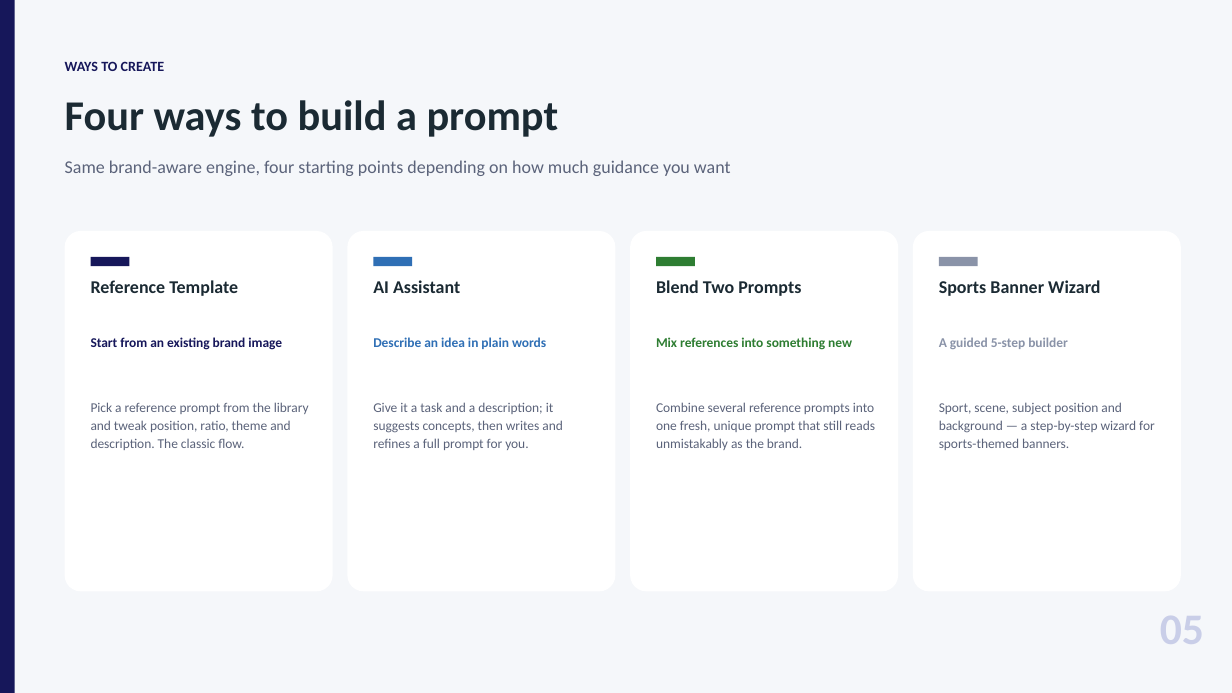
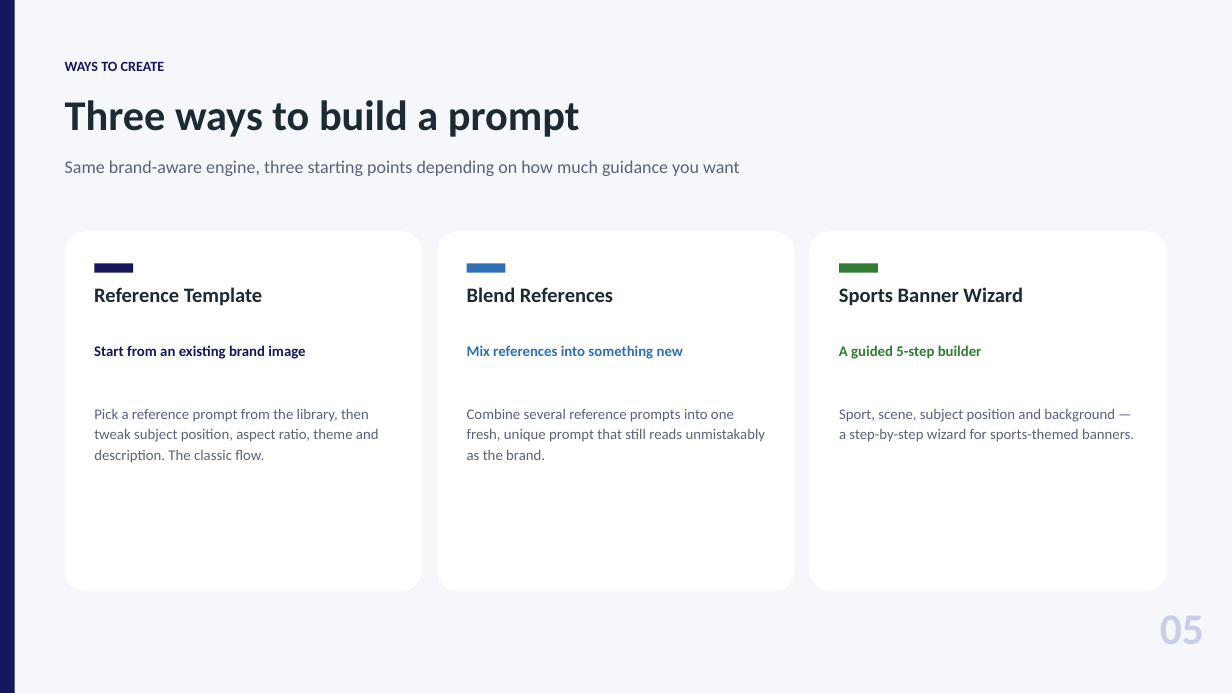
Before and after one commit to Optinet-Solutions-AI/Prompt-Generator, a slide deck: slide 5 of PromptGenerator_Overview.pptx. Drawn at 1232x693 pixels with LibreOffice and Linux fonts; fonts in the diff are those of the drawing. Boxes give left, top, right and bottom in pixels: in the first picture for what was removed or moved away, otherwise in the second. Text is boxed around its words. In the diff, an @@ line names an element or a change of style, - is before the commit and + after.

```diff
--- a/PromptGenerator_Overview.pptx
+++ b/PromptGenerator_Overview.pptx
@@ text at [65,100,580,137]: text changed @@
-Four ways to build a prompt
+Three ways to build a prompt
@@ text at [65,160,740,176]: text changed @@
-Same brand-aware engine, four starting points depending on how much guidance you want
+Same brand-aware engine, three starting points depending on how much guidance you want
@@ rounded rectangle: place and size @@
-rounded rectangle at [65,231,333,592]
+rounded rectangle at [65,231,422,592]
@@ rounded rectangle: place and size @@
-rounded rectangle at [348,231,616,592]
+rounded rectangle at [437,231,795,592]
@@ rounded rectangle: place and size @@
-rounded rectangle at [630,231,898,592]
+rounded rectangle at [810,231,1167,592]
@@ rounded rectangle removed at [913,231,1181,592] @@
@@ rectangle: place and size @@
-rectangle at [91,257,129,266]
+rectangle at [94,263,133,273]
@@ rectangle: place and size @@
-rectangle at [373,257,412,266]
+rectangle at [467,263,506,273]
@@ rectangle: place and size @@
-rectangle at [656,257,695,266]
+rectangle at [839,263,878,273]
@@ rectangle removed at [939,257,978,266] @@
@@ text "Reference Template": place and size @@
-text "Reference Template" at [91,280,238,296]
+text "Reference Template" at [94,287,262,306]
@@ text "Reference Template" at [94,287,262,306]: size 14 to 16 pt @@
@@ text at [467,287,613,302]: text changed; size 14 to 16 pt @@
-AI Assistant
+Blend References
@@ text removed at [656,280,801,296] @@
-Blend Two Prompts
@@ text "Sports Banner Wizard" at [839,287,1023,306]: size 14 to 16 pt @@
@@ text "Sports Banner Wizard": place and size @@
-text "Sports Banner Wizard" at [939,280,1100,296]
+text "Sports Banner Wizard" at [839,287,1023,306]
@@ text "Start from an existing brand ...": place and size @@
-text "Start from an existing brand ..." at [91,337,282,350]
+text "Start from an existing brand ..." at [94,345,305,359]
@@ text "Start from an existing brand ..." at [94,345,305,359]: size 10.5 to 11.5 pt @@
@@ text removed at [373,337,546,349] @@
-Describe an idea in plain words
@@ text "Mix references into something new": place and size @@
-text "Mix references into something new" at [656,337,852,350]
+text "Mix references into something new" at [467,345,683,359]
@@ text "Mix references into something new" at [467,345,683,359]: size 10.5 to 11.5 pt, text colour #2E7D32 to #2F6FB5 @@
@@ text "A guided 5-step builder": place and size @@
-text "A guided 5-step builder" at [939,337,1068,349]
+text "A guided 5-step builder" at [839,345,982,359]
@@ text "A guided 5-step builder" at [839,345,982,359]: size 10.5 to 11.5 pt, text colour #8A93A8 to #2E7D32 @@
@@ text at [94,408,379,463]: text changed; size 10.5 to 11.5 pt @@
-Pick a reference prompt from the library and tweak position, ratio, theme and description. The classic flow.
+Pick a reference prompt from the library, then tweak subject position, aspect ratio, theme and description. The classic flow.
@@ text removed at [373,402,563,450] @@
-Give it a task and a description; it suggests concepts, then writes and refines a full prompt for you.
@@ text "Combine several reference prompts into ..." at [467,408,766,460]: size 10.5 to 11.5 pt; line spacing 1.12 to 1.15 @@
@@ text "Combine several reference prompts into ...": place and size @@
-text "Combine several reference prompts into ..." at [656,402,875,450]
+text "Combine several reference prompts into ..." at [467,408,766,460]
@@ text "Sport, scene, subject position and ...": place and size @@
-text "Sport, scene, subject position and ..." at [939,402,1155,450]
+text "Sport, scene, subject position and ..." at [839,408,1134,442]
@@ text "Sport, scene, subject position and ..." at [839,408,1134,442]: size 10.5 to 11.5 pt; line spacing 1.12 to 1.15 @@
```
Also in this commit, not shown: 9 other slides changed, 1 slide removed, 1 other file.
